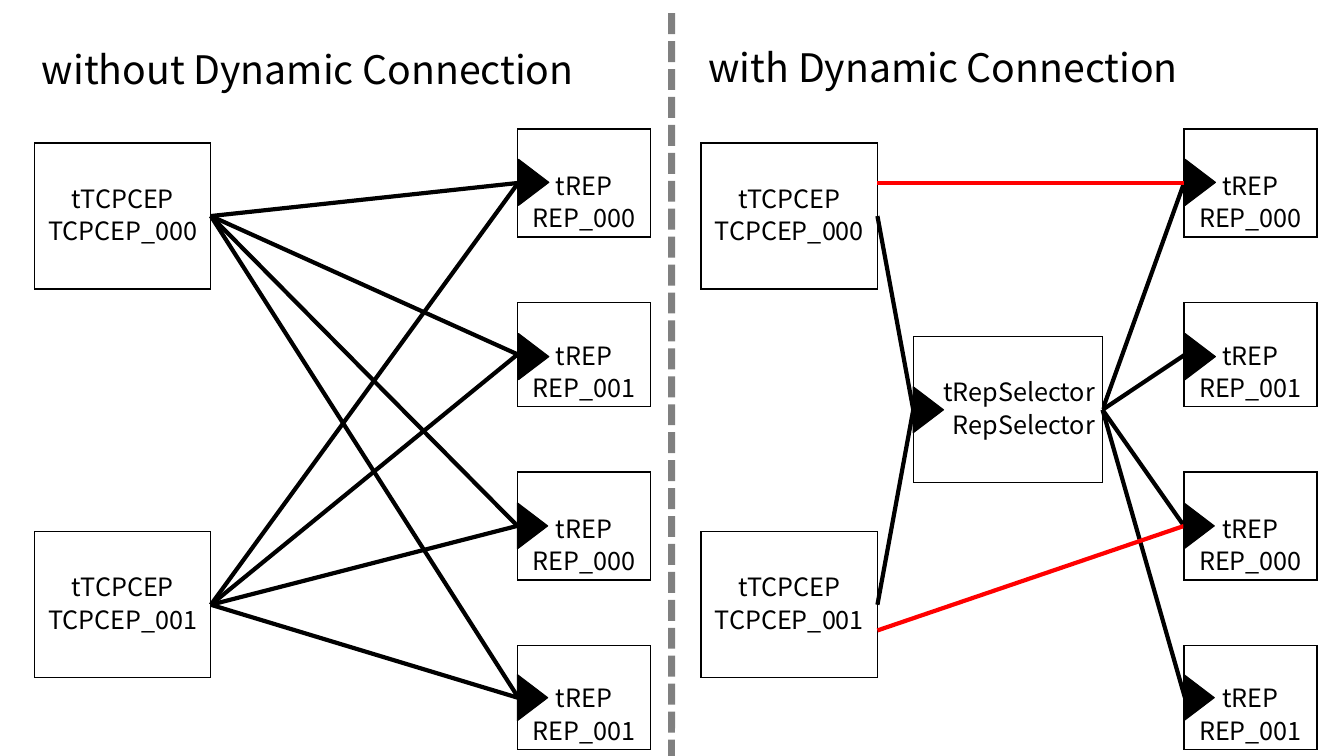
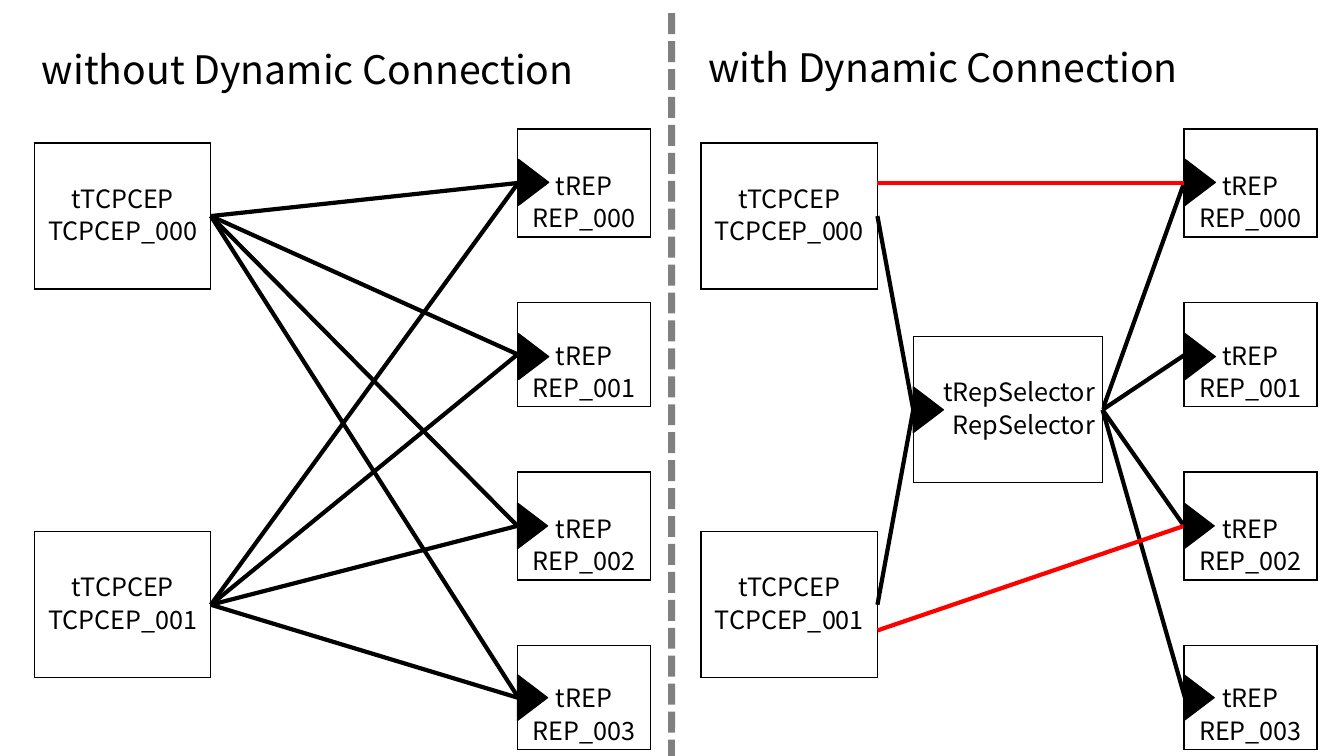
Before and after one commit to robotan0921/paper, a slide deck: slide 1 of ICESS2017/figure/ComparisonOfDynamicConnection.pptx. Drawn at 1344x756 pixels with LibreOffice and Linux fonts; fonts in the diff are those of the drawing. Boxes give left, top, right and bottom in pixels: in the first picture for what was removed or moved away, otherwise in the second. Text is boxed around its words. In the diff, an @@ line names an element or a change of style, - is before the commit and + after.

```diff
--- a/ICESS2017/figure/ComparisonOfDynamicConnection.pptx
+++ b/ICESS2017/figure/ComparisonOfDynamicConnection.pptx
@@ text in rectangle at (x1=533, y1=551, x2=636, y2=574): text changed @@
-REP_000
+REP_002
@@ text in rectangle at (x1=1199, y1=551, x2=1302, y2=574): text changed @@
-REP_000
+REP_002
@@ text in rectangle at (x1=533, y1=721, x2=636, y2=744): text changed @@
-REP_001
+REP_003
@@ text in rectangle at (x1=1199, y1=721, x2=1302, y2=744): text changed @@
-REP_001
+REP_003
```
Also in this commit, not shown: 4 other files.
